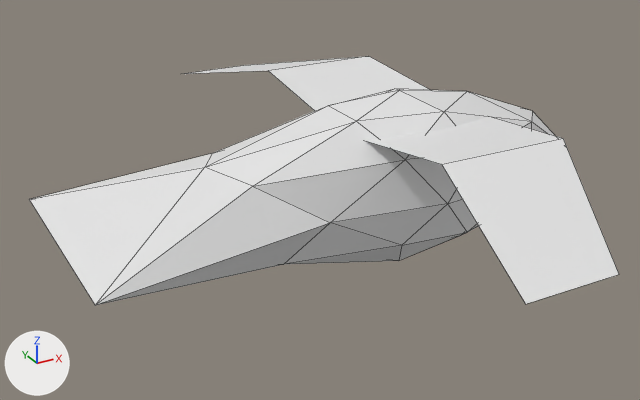
One commit to the Blender file bird.blend: the scene before it, then after it.
Both versions are drawn from a 50 mm lens placed at (-1.057, -1.561, 0.754), pointed at (-0.194, 0.008, -0.03). Every picture has the same lights, and +X, +Y and +Z are marked at lower left. Mesh edges are drawn as thin lines.
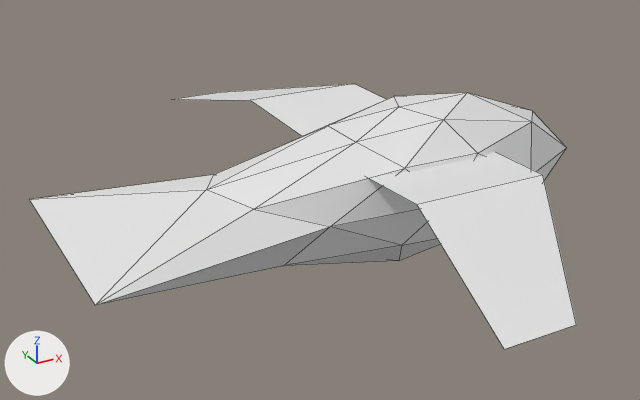
Boxes [x1, y1, x2, y2] around the edits, measured in the pictures (640 x 400 px; the box of a moved part takes in the faces that stretch with it):
'Icosphere', reshaped
    before: [29, 89, 555, 305]
    after: [29, 93, 566, 305]
'Plane', reshaped, moved (8% narrower, 7% taller)
    before: [184, 56, 619, 304]
    after: [177, 84, 576, 349]
part 1 of me_icosphere, moved or reshaped
    before: [32, 89, 530, 305]
    after: [32, 93, 530, 305]

The edits, one by one:
me_icosphere has 42 vertices, 80 faces and spans x -2.44..1.46, y -1.29..1.29, z -1.0..1.0.
me_icosphere is used by ob_icosphere; location (0.0, 0.0, -0.002); scale (0.314, 0.196, 0.196).
Before the commit, vertices of me_icosphere: 7 (-1.29, -0.53, 0.45) at pixel (252, 186), 8 (-1.29, 0.53, 0.45) at pixel (212, 153), 18 (-1.08, -0.5, -0.53) at pixel (283, 264), 20 (-1.08, 0.5, -0.53), 34 (-1.47, 0.0, 0.53) at pixel (204, 167).
Before the commit, vertices of me_icosphere: 38 (0.6, 0.0, 0.85) at pixel (467, 91).
Part 1, on me_icosphere:
Vertices 7, 8, 34 of me_icosphere move by (0.0, 0.0, -0.25).
Vertices 18, 20, 38 of me_icosphere move by (0.0, 0.0, -0.02).
Vertex 3 of me_icosphere moves from (-1.7, 0.0, -0.45) to (-1.7, 0.0, -0.46).
Vertex 11 of me_icosphere moves from (0.0, 0.0, 1.0) at pixel (399, 90) to (0.0, 0.0, 0.81) at pixel (399, 106).
Vertex 27 of me_icosphere moves from (-0.84, -0.81, 0.0) at pixel (330, 222) to (-0.84, -0.81, -0.04) at pixel (330, 226).
Vertex 28 of me_icosphere moves from (-0.84, 0.81, 0.0) to (-0.84, 0.81, -0.04).
Vertex 33 of me_icosphere moves from (-0.28, -0.81, 0.53) at pixel (405, 159) to (-0.28, -0.81, 0.43) at pixel (404, 168).
Vertex 35 of me_icosphere moves from (-0.28, 0.81, 0.53) to (-0.28, 0.81, 0.43) at pixel (329, 124).
Vertex 37 of me_icosphere moves from (0.16, -0.5, 0.85) at pixel (444, 111) to (0.16, -0.5, 0.76) at pixel (443, 119).
Vertex 39 of me_icosphere moves from (-0.47, -0.31, 0.85) at pixel (356, 121) to (-0.47, -0.31, 0.61) at pixel (355, 142).
Vertex 40 of me_icosphere moves from (-0.47, 0.31, 0.85) at pixel (327, 105) to (-0.47, 0.31, 0.61) at pixel (327, 125).
Vertex 41 of me_icosphere moves from (0.16, 0.5, 0.85) at pixel (394, 88) to (0.16, 0.5, 0.76) at pixel (393, 96).
me_plane has 10 vertices, 4 faces and spans x -1.65..1.29, y -1.0..1.0, z 0.25..0.33.
me_plane is used by ob_plane; location (0.0, 0.0, -0.155); scale (0.148, 0.711, 1.0).
Part 2, on me_plane:
Vertex 0 of me_plane moves from (-1.65, -1.0, 0.25) at pixel (525, 304) to (-1.87, -1.0, 0.25) at pixel (504, 349).
Vertex 1 of me_plane moves from (-0.38, -1.0, 0.25) at pixel (619, 274) to (-0.91, -1.0, 0.25) at pixel (576, 324).
Vertex 2 of me_plane moves from (-1.65, 1.0, 0.25) to (-1.87, 1.0, 0.25).
Vertex 3 of me_plane moves from (-0.38, 1.0, 0.25) at pixel (243, 65) to (-0.91, 1.0, 0.25) at pixel (219, 92).
Vertex 6 of me_plane moves from (-1.0, -0.51, 0.33) at pixel (441, 164) to (-1.34, -0.51, 0.33) at pixel (416, 204).
Vertex 7 of me_plane moves from (0.95, -0.51, 0.33) at pixel (563, 138) to (0.67, -0.51, 0.33) at pixel (542, 174).
Vertex 8 of me_plane moves from (0.95, 0.5, 0.33) at pixel (368, 56) to (0.67, 0.5, 0.33) at pixel (354, 83).
Vertex 9 of me_plane moves from (-1.0, 0.5, 0.33) at pixel (268, 70) to (-1.34, 0.5, 0.33) at pixel (250, 100).
Object 'Plane' (ob_plane) moves from (0.0, 0.0, -0.155) to (0.0, 0.0, -0.223).
